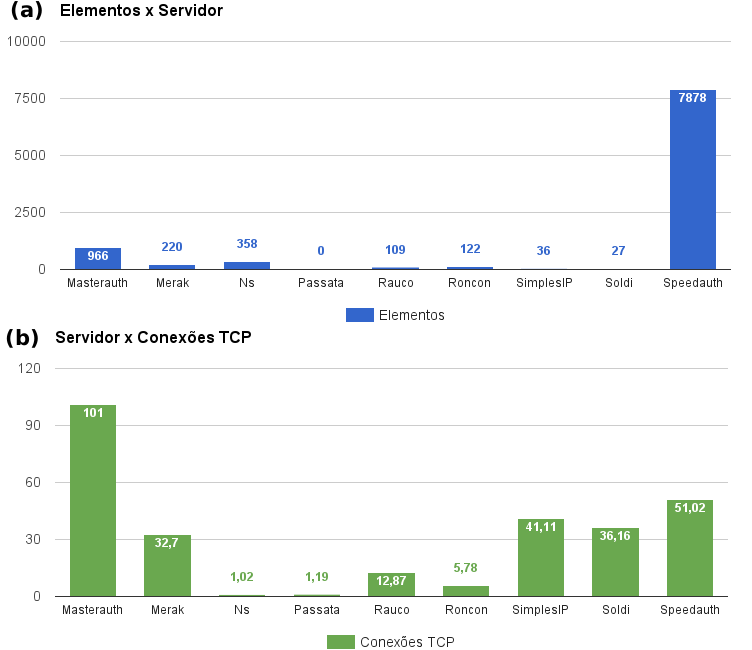
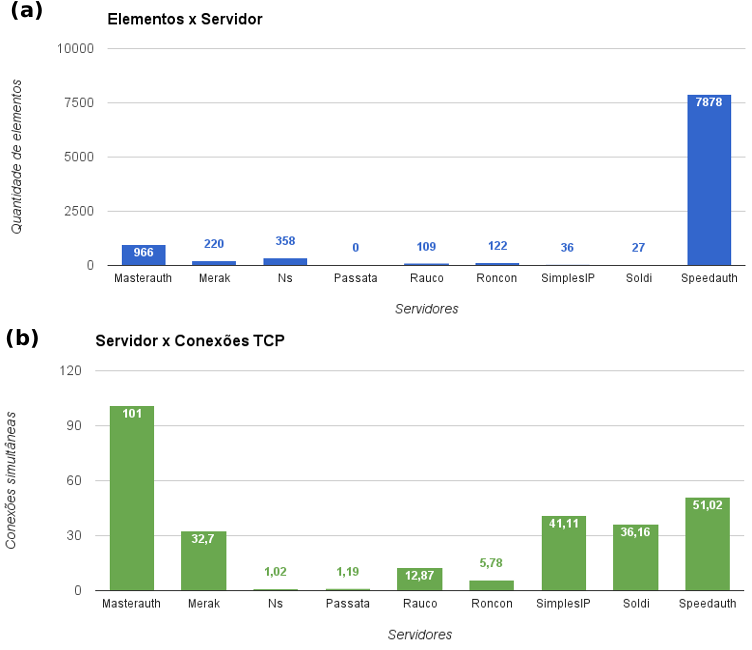
The second w=752, h=650 image is a revision of the first. Changes to its layers:
painted on "elementos.png" over (8, 4, 746, 322)
painted on "Camada" over (4, 331, 745, 649)
